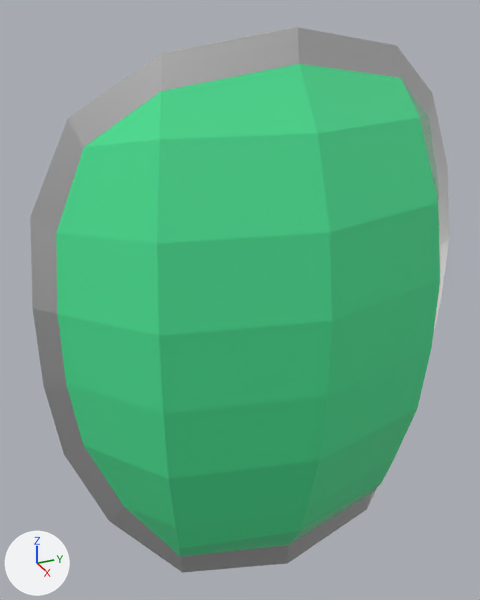
The FBX model Assets/Models/broken parts/UFO/iluminator.fbx as it was, and as the next commit left it.
Both versions are drawn from a 50 mm lens placed at (2.35, -1.31, 1.32), pointed at (-0.18, -0.17, 0.06). The lights are fixed; the arrows at lower left show +X, +Y and +Z.
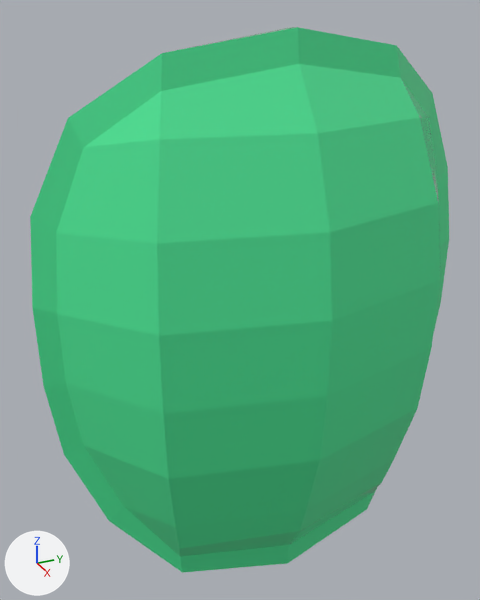
Pixel boxes [x1, y1, x2, y2] of what changed, in the pictures (480 x 600 px):
part 1 of me_circle_007, recoloured (grey to green)
    both: [30, 27, 449, 573]

What changed in the scene script:
```text
Change me_circle_007:
    where me_circle_007.from_pydata(...)  # 75 vertices, 67 faces; spans x -0.37..0.33, y -1.07..1.07, z -1.42..1.22
    used by ob_circle_003; location = (0.0, 0.0, 0.0)
    me_circle_007 part 1: all 37 faces that had it switch from mat_material_005 (light grey #d6d6d6) to mat_material_006 (green #4ee798)
```
